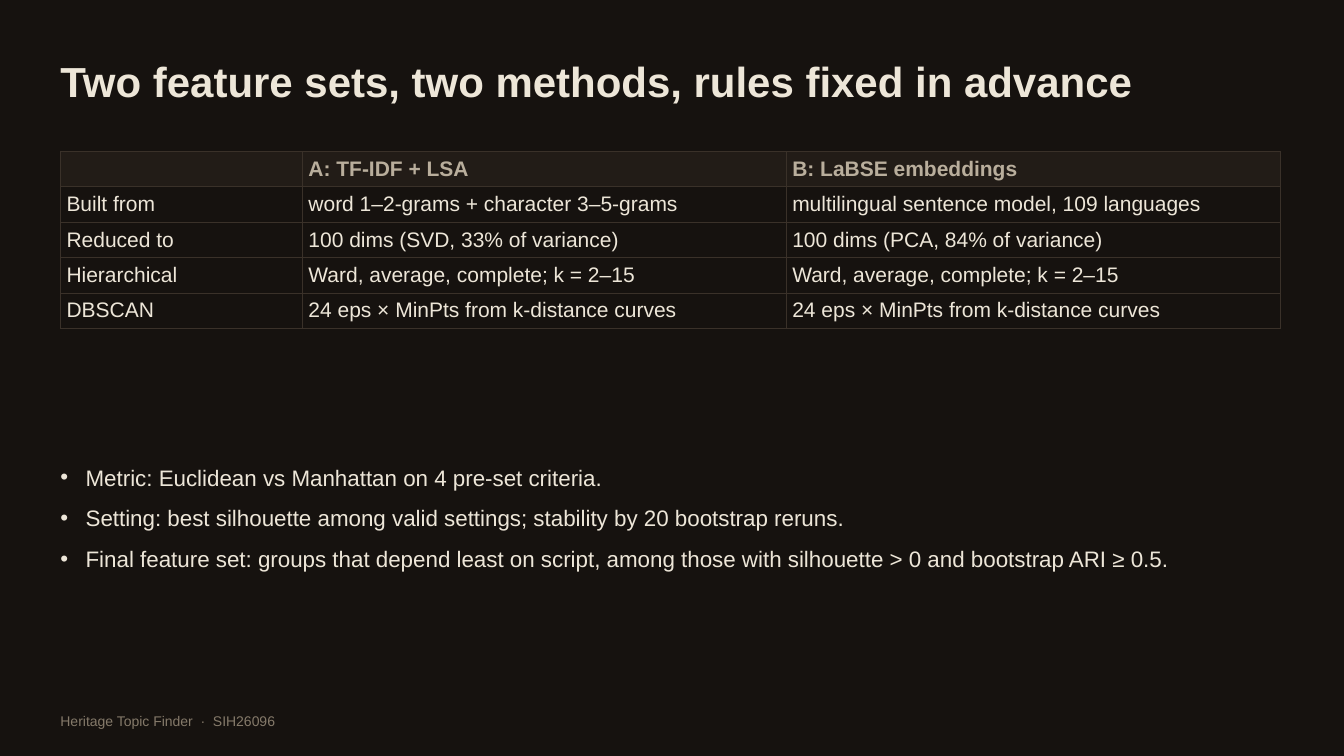
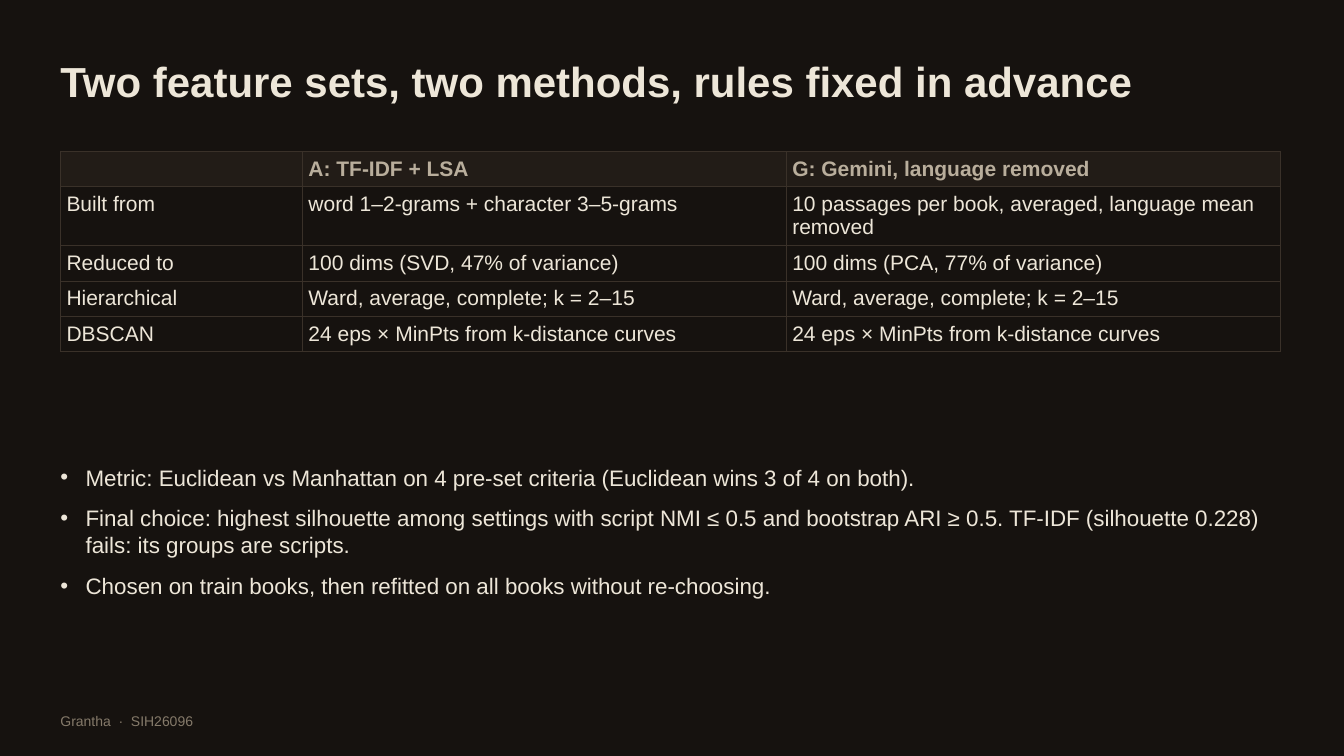
Before and after one commit to rohannes64/Grantha-Heritage-Tracker, a slide deck: slide 8 of docs/Grantha_Deck.pptx (slide 7 before the commit). Drawn at 1344x756 pixels with LibreOffice and Linux fonts; fonts in the diff are those of the drawing. Boxes give left, top, right and bottom in pixels: in the first picture for what was removed or moved away, otherwise in the second. Text is boxed around its words. In the diff, an @@ line names an element or a change of style, - is before the commit and + after.

```diff
--- a/docs/Grantha_Deck.pptx
+++ b/docs/Grantha_Deck.pptx
@@ table at (x1=60, y1=151, x2=1280, y2=349) @@
-row 1, column 3: B: LaBSE embeddings
+row 1, column 3: G: Gemini, language removed
-row 2, column 3: multilingual sentence model, 109 languages
+row 2, column 3: 10 passages per book, averaged, language mean removed
-row 3, column 2: 100 dims (SVD, 33% of variance)
+row 3, column 2: 100 dims (SVD, 47% of variance)
-row 3, column 3: 100 dims (PCA, 84% of variance)
+row 3, column 3: 100 dims (PCA, 77% of variance)
@@ text at (x1=86, y1=469, x2=1258, y2=599): text changed @@
-• Metric: Euclidean vs Manhattan on 4 pre-set criteria.
-• Setting: best silhouette among valid settings; stability by 20 bootstrap reruns.
-• Final feature set: groups that depend least on script, among those with silhouette > 0 and bootstrap ARI ≥ 0.5.
+• Metric: Euclidean vs Manhattan on 4 pre-set criteria (Euclidean wins 3 of 4 on both).
+• Final choice: highest silhouette among settings with script NMI ≤ 0.5 and bootstrap ARI ≥ 0.5. TF-IDF (silhouette 0.228) fails: its groups are scripts.
+• Chosen on train books, then refitted on all books without re-choosing.
@@ text at (x1=60, y1=716, x2=193, y2=726): text changed @@
-Heritage Topic Finder · SIH26096
+Grantha · SIH26096
```
Also in this commit, not shown: 10 other slides changed, 5 slides added, 6 slides removed, 14 other files.
